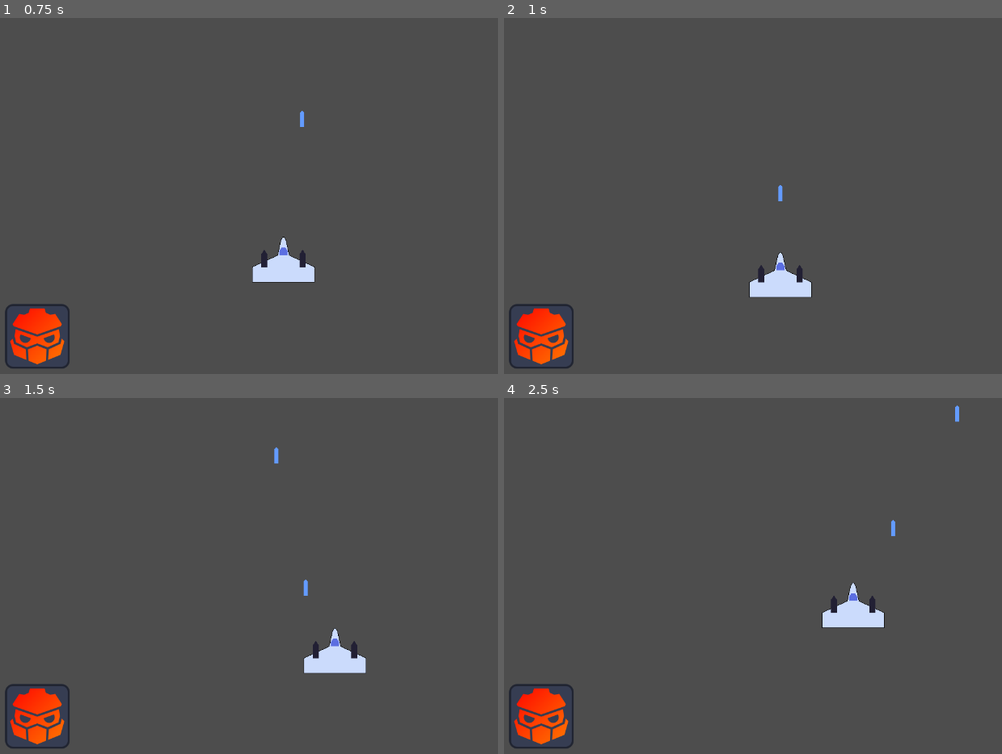
Above: before the commit, frames 1-4 (two rows, left to right).
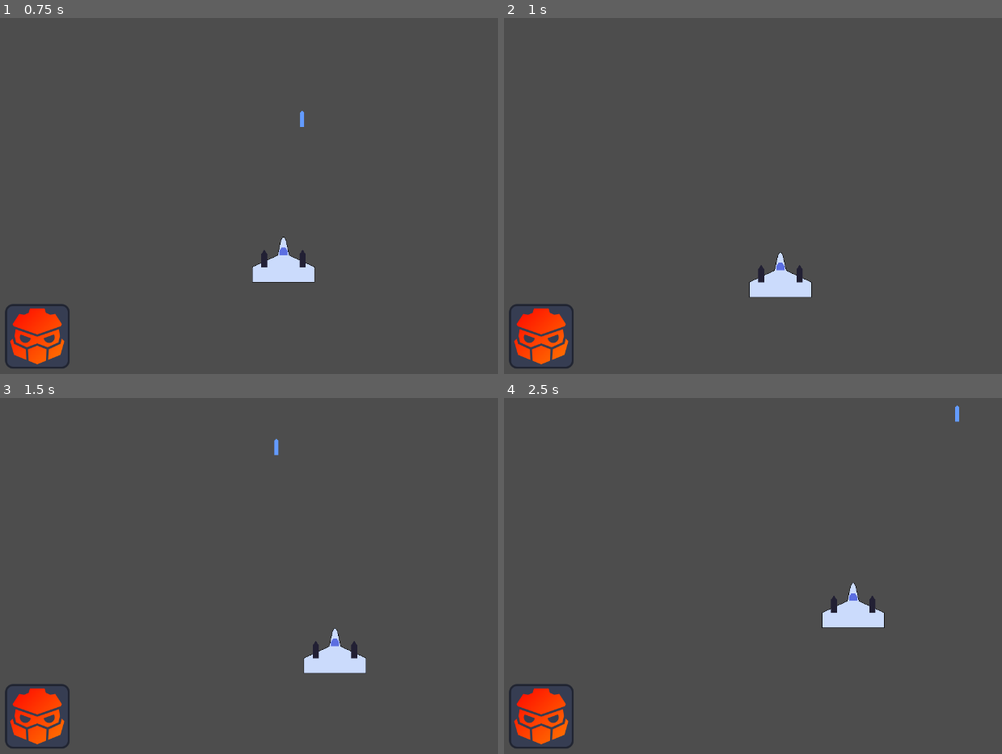
Above: after the commit, the same moments.

Repository: Tamicktom/simple-space-shooter
Game: Godot game, scene res://levels/Level.tscn
Same seed, same stepped clock (60 frames per second), same inputs: the game is played once before the commit and once after it.
Inputs (mouse positions are in pixels of both pictures, inside the frame that each line leads up to):
- Up to frame 1 (0.75 s): tap Enter at 0.5 s; move the mouse to (273, 270) at 0.52 s; press the mouse at (273, 270) at 0.53 s; hold W (up) from 0.53 s (still down)
- Up to frame 2 (1 s): keep holding W (up)
- Up to frame 3 (1.5 s): keep holding W (up); tap Space at 1.25 s; move the mouse to (outside the picture) at 1.27 s; release the mouse at (outside the picture) at 1.28 s; click (outside the picture) at 1.35 s
- Up to frame 4 (2.5 s): move the mouse to (618, 526) at 2.02 s; release W (up) at 2.03 s; press the mouse at (618, 526) at 2.03 s; hold Left (left) from 2.03 s (still down)

Frame 1 is identical in both runs. In frame 2, less than 0.1% of the frame differs, in the area x 55-57%, y 46-52%; in frame 3, less than 0.1%, in the area x 55-62%, y 11-56%; in frame 4, less than 0.1%.

Commit message:
component firing system

Diff:
--- a/entities/player/player.gd
+++ b/entities/player/player.gd
@@ -15,10 +15,10 @@
 func _process(delta: float) -> void:
 	move_player(delta);
 
-	if Input.is_action_pressed("shoot") and can_shoot:
-		shoot();
-		can_shoot = false;
-		$Timers/AttackCooldown.start();
+	#if Input.is_action_pressed("shoot") and can_shoot:
+		#shoot();
+		#can_shoot = false;
+		#$Timers/AttackCooldown.start();
 
 func move_player(_delta: float) -> void:
 	if control_type == ControlType.MOUSE:
@@ -46,10 +46,10 @@
 	else:
 		velocity = Vector2.ZERO;
 
-func shoot():
-	# if father is a Level
-	if parent is Level:
-		parent.player_shoot(position);
+#func shoot():
+	## if father is a Level
+	#if parent is Level:
+		#parent.player_shoot(position);
 
 
 func _on_attack_cooldown_timeout() -> void:
--- a/entities/player/player.tscn
+++ b/entities/player/player.tscn
@@ -1,9 +1,10 @@
-[gd_scene load_steps=5 format=3 uid="uid://jheooagu58jl"]
+[gd_scene load_steps=6 format=3 uid="uid://jheooagu58jl"]
 
 [ext_resource type="Texture2D" uid="uid://60oh0xnfm2di" path="res://raw-sprites/space-ship.png" id="1_nvc0m"]
 [ext_resource type="Script" path="res://entities/player/player.gd" id="1_r72me"]
 [ext_resource type="PackedScene" uid="uid://bienh027tg8a2" path="res://components/HealthComponent.tscn" id="3_g7ya6"]
 [ext_resource type="PackedScene" uid="uid://qxuolg0mht4v" path="res://components/HitboxComponent.tscn" id="4_qv1r1"]
+[ext_resource type="PackedScene" uid="uid://cwpce1kkvfgu" path="res://entities/player/weapons/BasicLaserGun.tscn" id="5_q1pl5"]
 
 [node name="Player" type="CharacterBody2D"]
 collision_mask = 15
@@ -28,4 +29,6 @@
 [node name="CollisionPolygon2D" type="CollisionPolygon2D" parent="HitboxComponent"]
 polygon = PackedVector2Array(-61, 56, -61, 27, -11, 4, -5, -25, -2, -32, 2, -32, 5, -25, 11, 4, 61, 27, 61, 56)
 
+[node name="BasicLaserGun" parent="." instance=ExtResource("5_q1pl5")]
+
 [connection signal="timeout" from="Timers/AttackCooldown" to="." method="_on_attack_cooldown_timeout"]
--- /dev/null
+++ b/entities/player/weapons/BasicLaserGun.tscn
@@ -0,0 +1,12 @@
+[gd_scene load_steps=2 format=3 uid="uid://cwpce1kkvfgu"]
+
+[ext_resource type="PackedScene" uid="uid://b1533dai5nkuh" path="res://entities/player/weapons/WeaponComponent.tscn" id="1_xk11d"]
+
+[node name="BasicLaserGun" type="Node2D"]
+
+[node name="WeaponComponent" parent="." node_paths=PackedStringArray("fire_positions") instance=ExtResource("1_xk11d")]
+fire_positions = [NodePath("../FireMarkers/Marker2D")]
+
+[node name="FireMarkers" type="Node2D" parent="."]
+
+[node name="Marker2D" type="Marker2D" parent="FireMarkers"]
--- /dev/null
+++ b/entities/player/weapons/WeaponComponent.tscn
@@ -0,0 +1,11 @@
+[gd_scene load_steps=2 format=3 uid="uid://b1533dai5nkuh"]
+
+[ext_resource type="Script" path="res://entities/player/weapons/weapon_component.gd" id="1_tgu6g"]
+
+[node name="WeaponComponent" type="Node2D"]
+script = ExtResource("1_tgu6g")
+
+[node name="Cooldowns" type="Node" parent="."]
+
+[node name="Fire" type="Timer" parent="Cooldowns"]
+one_shot = true
--- /dev/null
+++ b/entities/player/weapons/weapon_component.gd
@@ -0,0 +1,36 @@
+extends Node2D;
+
+class_name WeaponComponent;
+
+@onready var fire_cooldown: Timer = $Cooldowns/Fire;
+
+#search for a Level node in the parent hierarchy
+@onready var level: Level = get_tree().get_first_node_in_group("Level");
+
+@export var fire_rate: float = 0.5;
+@export var fire_positions: Array[Marker2D] = [];
+@export var multiple_shots: bool = false;
+
+var can_shoot: bool = true;
+
+func _ready() -> void:
+	fire_cooldown.wait_time = fire_rate;
+	fire_cooldown.timeout.connect(on_fire_timeout);
+
+func _process(_delta: float) -> void:
+	if Input.is_action_pressed("shoot") and can_shoot:
+		shoot();
+
+func get_fire_position() -> Vector2:
+	if multiple_shots:
+		return fire_positions[randi() % fire_positions.size()].global_position;
+	else:
+		return fire_positions[0].global_position;
+
+func shoot() -> void:
+	level.player_shoot(get_fire_position());
+	can_shoot = false;
+	fire_cooldown.start();
+
+func on_fire_timeout() -> void:
+	can_shoot = true;
--- a/levels/Level.tscn
+++ b/levels/Level.tscn
@@ -33,7 +33,7 @@
 [sub_resource type="RectangleShape2D" id="RectangleShape2D_ewgan"]
 size = Vector2(183, 165)
 
-[node name="Level" type="Node"]
+[node name="Level" type="Node" groups=["Level"]]
 script = ExtResource("1_tj1em")
 
 [node name="Camera2D" type="Camera2D" parent="."]
--- a/project.godot
+++ b/project.godot
@@ -20,6 +20,10 @@
 window/size/viewport_width=1280
 window/size/viewport_height=720
 window/stretch/mode="viewport"
+
+[global_group]
+
+Level="A group just for levels"
 
 [input]
 
